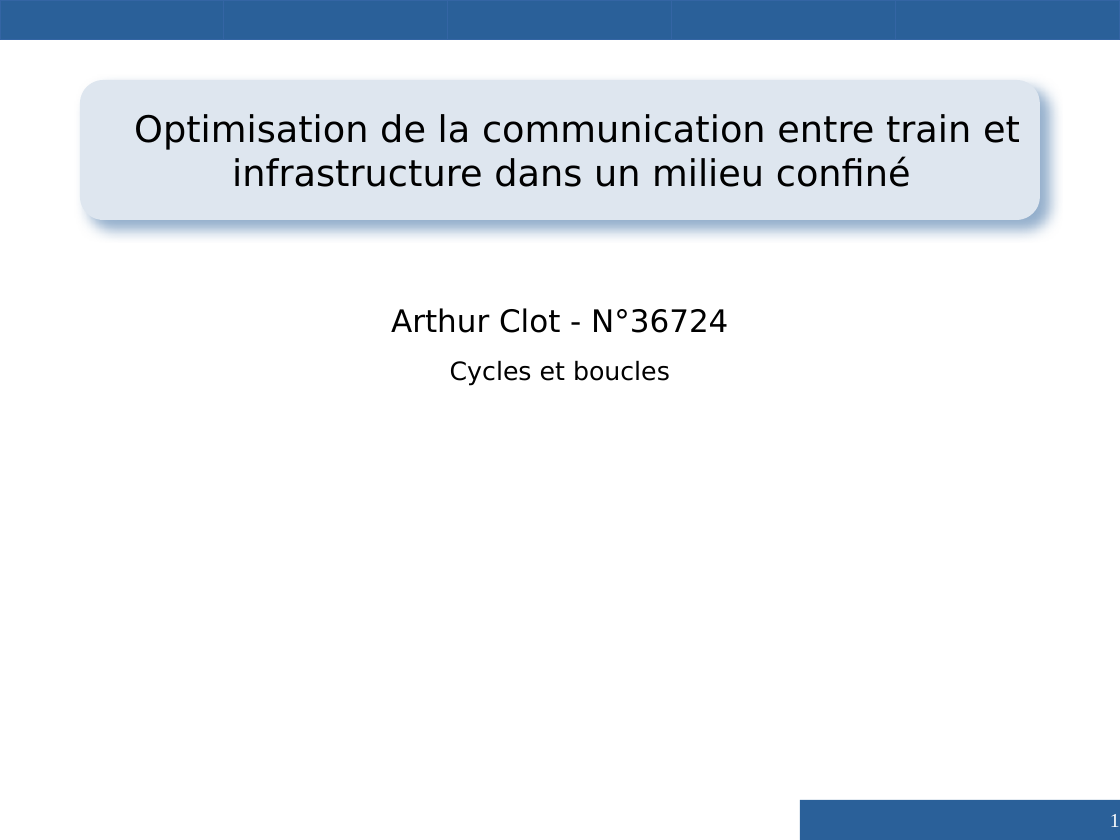
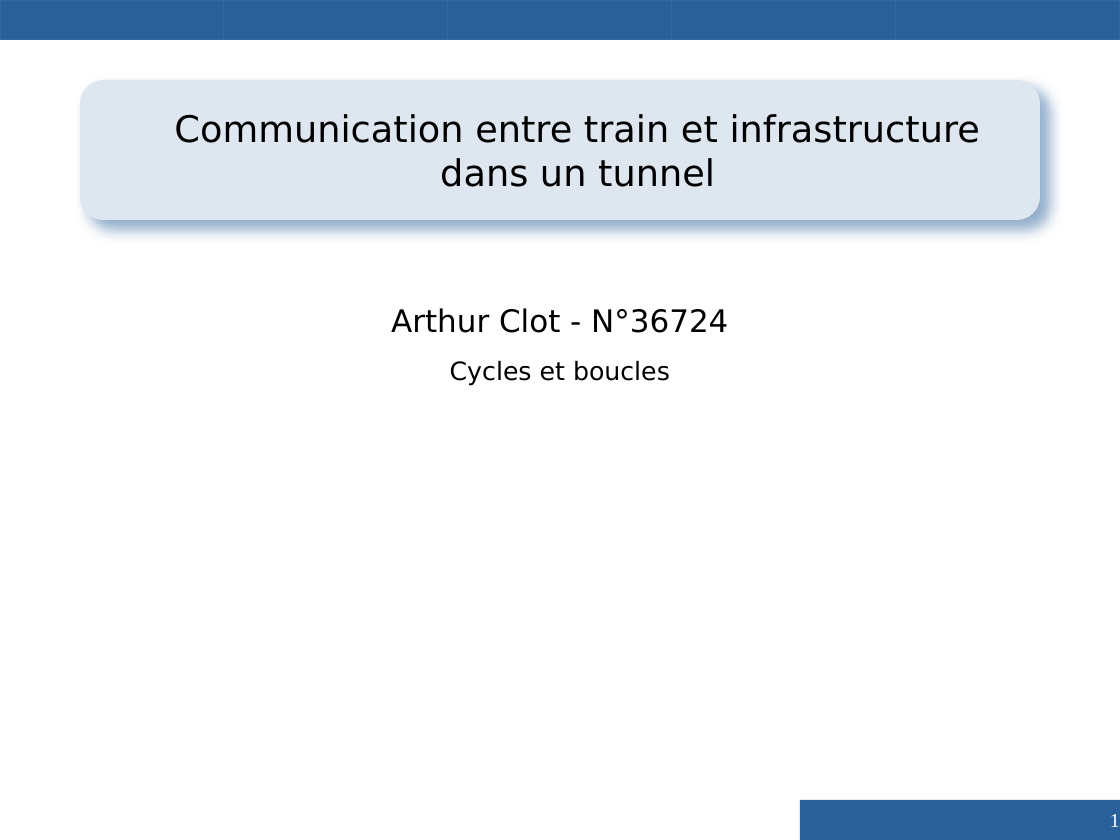
Before and after one commit to Vzrod/tipe, a slide deck: slide 1 of TIPE - Copie.odp. Drawn at 1120x840 pixels with LibreOffice and Linux fonts; fonts in the diff are those of the drawing; background and template pictures are left out. Boxes give left, top, right and bottom in pixels: in the first picture for what was removed or moved away, otherwise in the second. Text is boxed around its words. In the diff, an @@ line names an element or a change of style, - is before the commit and + after.

```diff
--- a/TIPE - Copie.odp
+++ b/TIPE - Copie.odp
@@ text in rounded rectangle at (x1=174, y1=114, x2=980, y2=187): text changed @@
-Optimisation de la communication entre train et infrastructure dans un milieu confiné
+Communication entre train et infrastructure dans un tunnel
```
Also in this commit, not shown: 21 other slides changed, 6 slides added, 12 slides removed, 2 other files.
